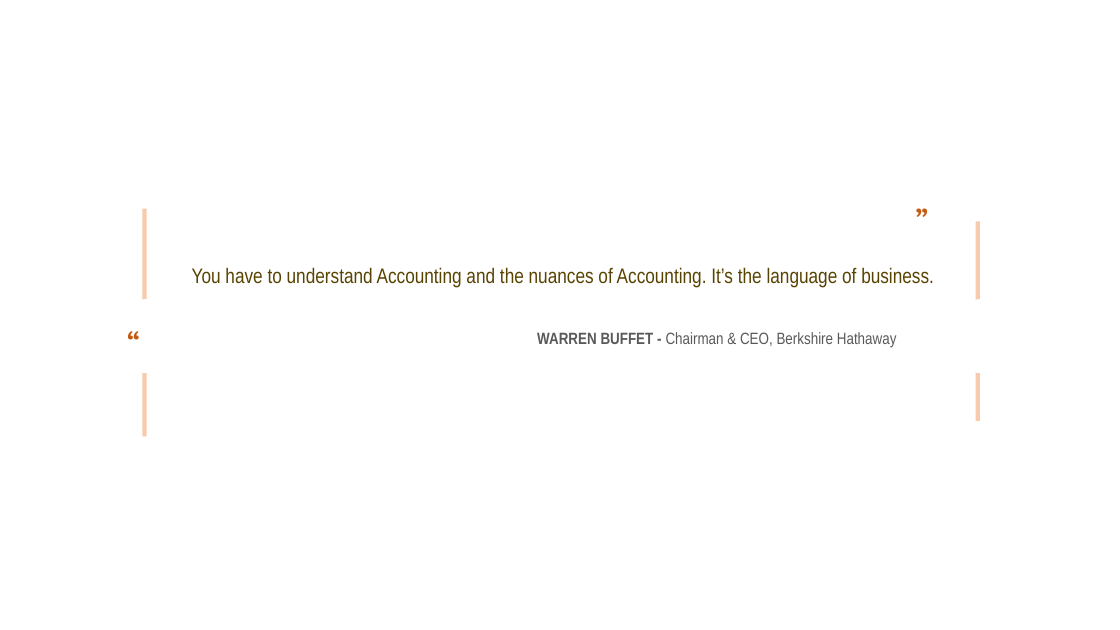
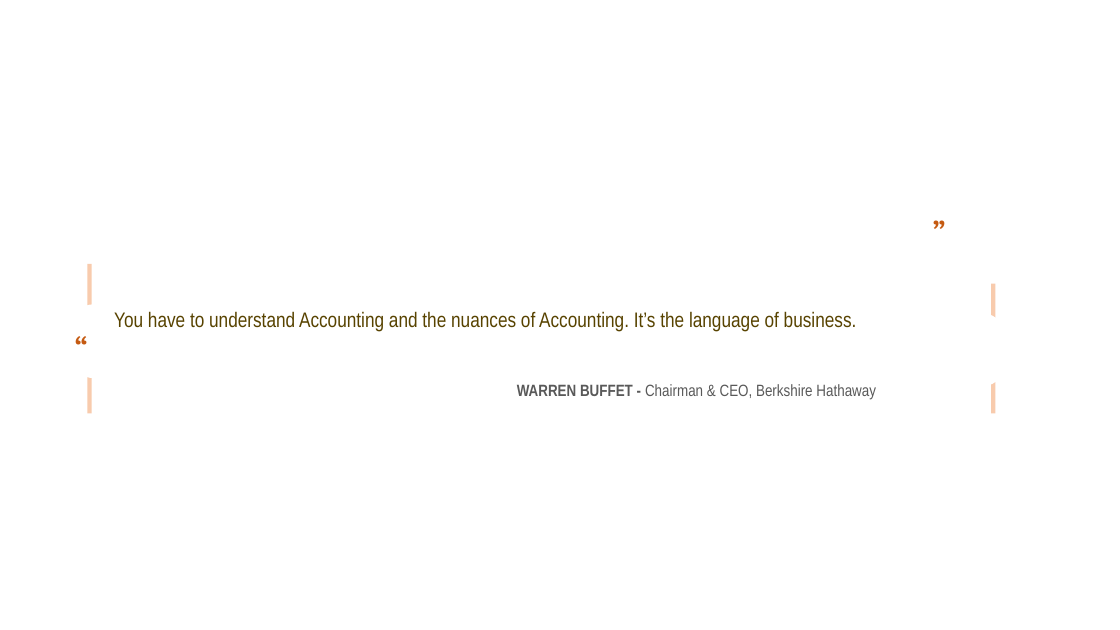
Before and after one commit to leonardodls/product-introduction-financial-accounting, a slide deck: slide 6 of assets/public/Chapter_1_Introduction_to_business_and_accounting_concepts/documents/resources/BusinessConcepts.pptx. Drawn at 1120x630 pixels with LibreOffice and Linux fonts; fonts in the diff are those of the drawing. Boxes give left, top, right and bottom in pixels: in the first picture for what was removed or moved away, otherwise in the second. Text is boxed around its words. In the diff, an @@ line names an element or a change of style, - is before the commit and + after.

```diff
--- a/assets/public/Chapter_1_Introduction_to_business_and_accounting_concepts/documents/resources/BusinessConcepts.pptx
+++ b/assets/public/Chapter_1_Introduction_to_business_and_accounting_concepts/documents/resources/BusinessConcepts.pptx
@@ rectangle at (x1=87, y1=264, x2=92, y2=413): mirrored @@
@@ rectangle resized from (x1=142, y1=208, x2=146, y2=436) to (x1=87, y1=264, x2=92, y2=413) @@
@@ text "“" moved from (x1=118, y1=266, x2=176, y2=376) to (x1=66, y1=271, x2=127, y2=381) @@
@@ text "“" rewrapped from (x1=937, y1=283, x2=994, y2=393) to (x1=954, y1=295, x2=1015, y2=405) @@
@@ rectangle resized from (x1=976, y1=221, x2=981, y2=421) to (x1=991, y1=284, x2=996, y2=413) @@
@@ rectangle at (x1=991, y1=284, x2=996, y2=413): mirrored @@
@@ ellipse moved from (x1=116, y1=299, x2=175, y2=373) to (x1=63, y1=304, x2=124, y2=378) @@
@@ text "You have to understand Accounting ..." moved from (x1=192, y1=267, x2=934, y2=288) to (x1=114, y1=311, x2=857, y2=332) @@
@@ ellipse moved from (x1=951, y1=299, x2=1010, y2=373) to (x1=950, y1=313, x2=1012, y2=386) @@
@@ text "WARREN BUFFET - Chairman & ..." moved from (x1=537, y1=332, x2=897, y2=347) to (x1=517, y1=384, x2=876, y2=399) @@
```
Also in this commit, not shown: 2 other files.
